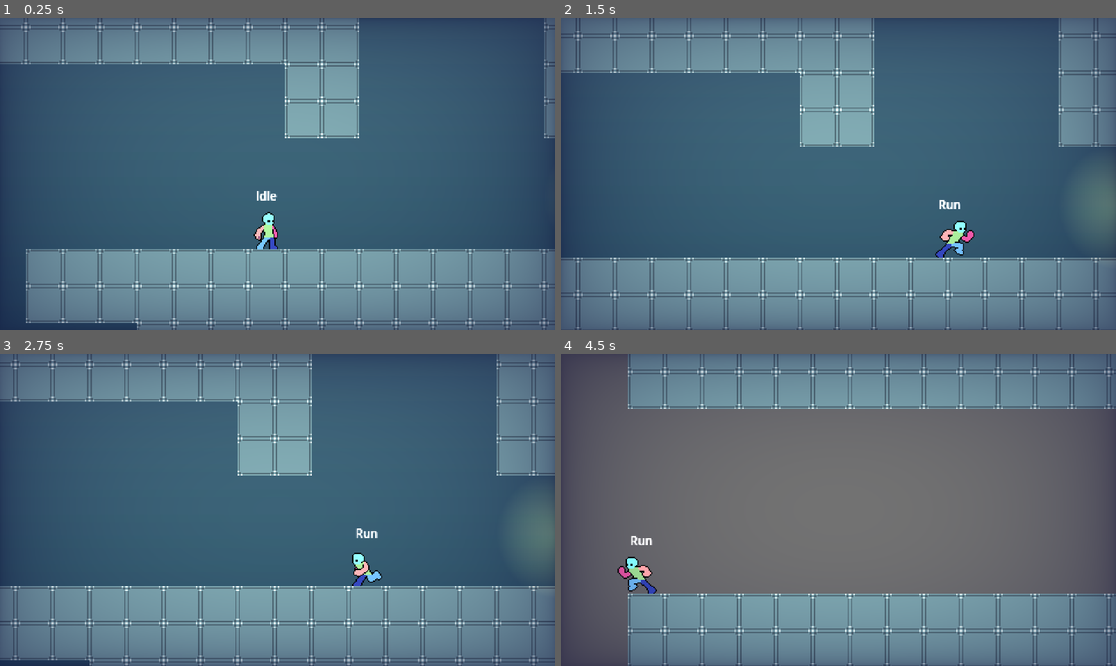
Above: before the commit, frames 1-4 (two rows, left to right).
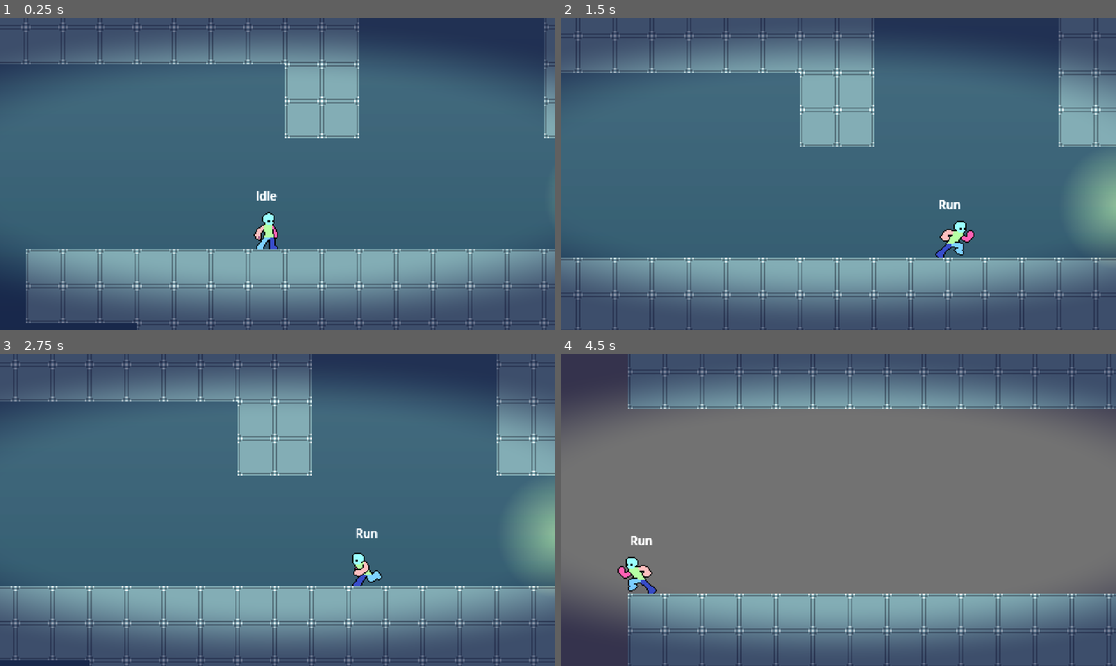
Above: after the commit, the same moments.

Repository: TianJunShi1/harry-forge
Game: Godot game, scene res://main.tscn
Same seed, same stepped clock (60 frames per second), same inputs: the game is played once before the commit and once after it.
Inputs (mouse positions are in pixels of both pictures, inside the frame that each line leads up to):
- Up to frame 1 (0.25 s): no input
- Up to frame 2 (1.5 s): move the mouse to (960, 158) at 0.52 s; hold D (right) from 0.53 s (still down); tap Shift (run) at 0.6, 1.35 s; tap Space (jump) at 0.77 s; move the mouse to (727, 189) at 1.27 s
- Up to frame 3 (2.75 s): tap Space (jump) at 1.52 s; move the mouse to (333, 441) at 2.02 s; release D (right) at 2.03 s; hold A (left) from 2.03 s (still down); tap Shift (run) at 2.1 s
- Up to frame 4 (4.5 s): move the mouse to (810, 572) at 2.77 s; release A (left) at 2.78 s; hold D (right) 2.78-4.28 s; tap Shift (run) at 2.85, 3.6, 4.35 s; tap Space (jump) at 3.02, 3.77 s; move the mouse to (1005, 556) at 3.52 s; move the mouse to (672, 463) at 4.27 s; hold A (left) from 4.28 s (still down)

The runs differ from the first frame. In frame 1, 22% of the frame differs, in the area x 0-100%, y 0-100%; in frame 2, 24%; in frame 3, 24%; in frame 4, 25%.

Commit message:
vignette 改为椭圆公式：上下+四角压暗，左右边缘无过渡
水平半径 0.8 使左右边缘中心永远低于触发阈值；
垂直半径 0.45 使上下边缘和四角触发渐变。
smoothstep 范围拉宽至 0.65~1.1 保证过渡丝滑。

https://claude.ai/code/session_01Nep7k7bm9abyPcpCngC5Ws

Diff:
--- a/general/camera/pixel_renderer.tscn
+++ b/general/camera/pixel_renderer.tscn
@@ -15,11 +15,12 @@
 	col.rgb *= brightness;
 	col.rgb = (col.rgb - 0.5) * contrast + 0.5;
 
-	// 矩形边缘公式：所有边（上下左右+四角）均匀压暗，不再只有四角
-	float v = UV.x * (1.0 - UV.x) * UV.y * (1.0 - UV.y);
-	// pow 指数控制过渡柔和度（越小越渐进，越大越在边缘集中）
-	float mask = 1.0 - clamp(pow(v * 16.0, 0.35), 0.0, 1.0);
-	col.rgb = mix(col.rgb, vignette_color.rgb, mask * vignette_strength);
+	// 椭圆暗角：水平半径 0.8 > 屏幕半宽 0.5，左右边缘中心 d=0.625 低于阈值 0.65
+	// 垂直半径 0.45，上下边缘 d=1.11，四角 d>1.27，均超过阈值产生渐变
+	vec2 c = UV - vec2(0.5);
+	float d = length(vec2(c.x / 0.8, c.y / 0.45));
+	float mask = smoothstep(0.65, 1.1, d) * vignette_strength;
+	col.rgb = mix(col.rgb, vignette_color.rgb, mask);
 
 	col.rgb = clamp(col.rgb, 0.0, 1.0);
 	COLOR = col;
